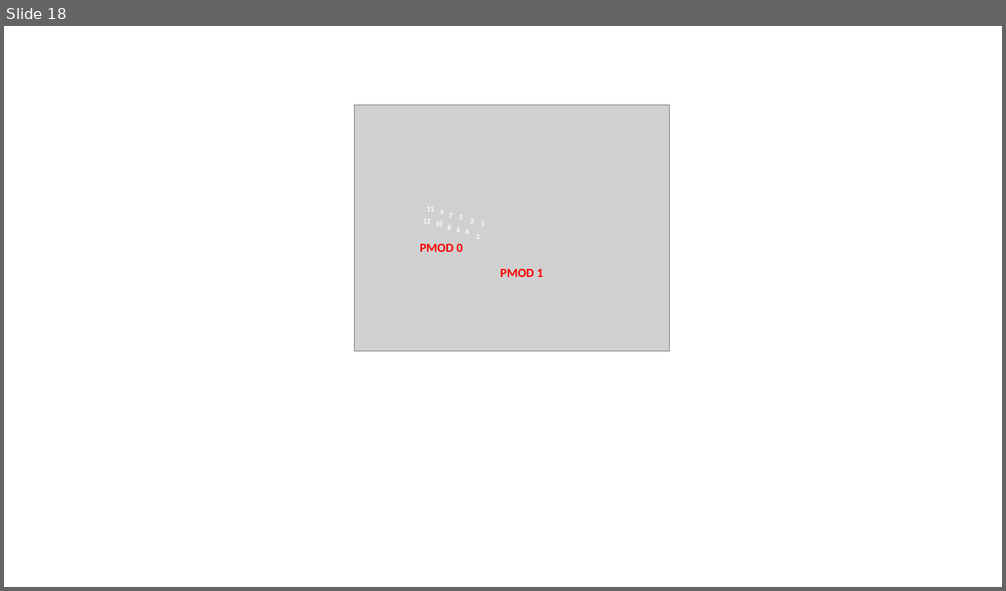
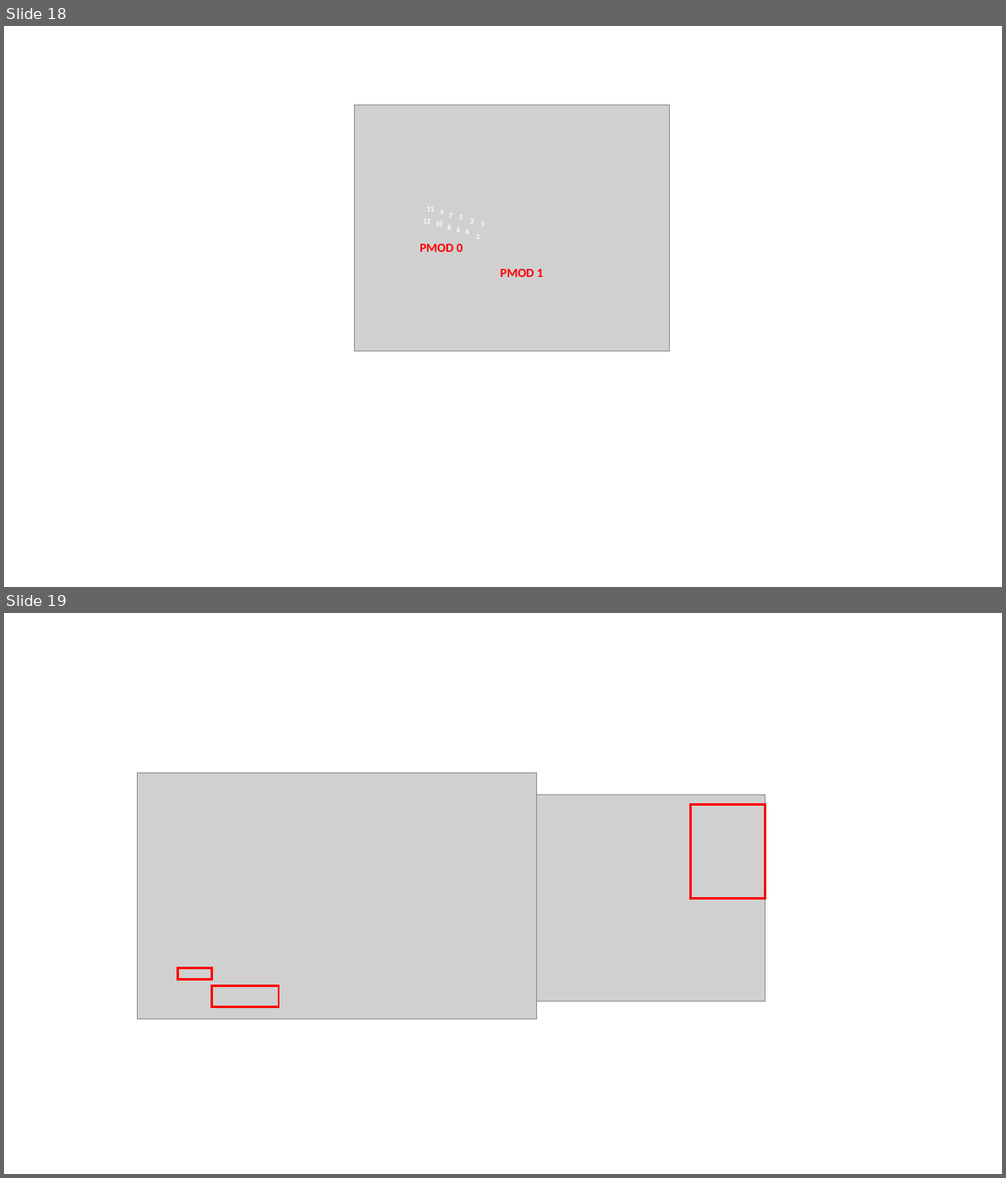
Before and after one commit to Ri-chard-Wu/thesis, a slide deck: tools/figure_editor.pptx. Shown one above the other, each under a label of ours: slide 18 before the commit, slides 18 and 19 after it. The pictures are 1006x591 and 1006x1178 pixels, drawn with LibreOffice and Linux fonts; fonts in the diff are those of the drawing; grey boxes stand for pictures. Boxes give left, top, right and bottom in pixels: in the first picture for what was removed or moved away, otherwise in the second. Text is boxed around its words. In the diff, an @@ line names an element or a change of style, - is before the commit and + after.

```diff
--- a/tools/figure_editor.pptx
+++ b/tools/figure_editor.pptx
@@ slide 19 added at <box>4,613,1002,1174</box>, background #FFFFFF @@
@@ picture added at <box>138,773,537,1020</box> @@
@@ picture added at <box>537,795,765,1002</box> @@
@@ rectangle added at <box>691,805,765,899</box>, outline #FF0000 2 pt @@
@@ rectangle added at <box>177,968,212,980</box>, outline #FF0000 2 pt @@
@@ rectangle added at <box>212,986,279,1007</box>, outline #FF0000 2 pt @@
```
Also in this commit, not shown: 1 slide removed, 8 other files.
